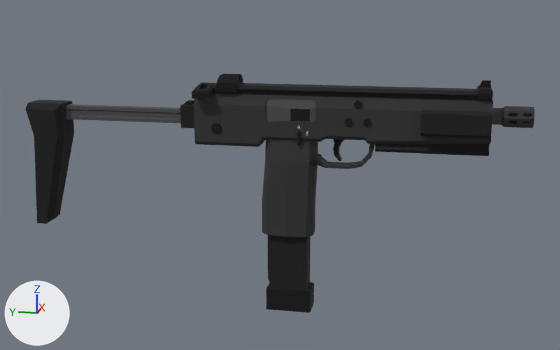
The FBX model Assets/Models/Equipment/Guns/SMG/SMG.fbx, before and after one commit.
One viewpoint serves both versions: a camera (50 mm lens) standing at (-0.656, -0.102, 0.118) and looking at (0.002, 0.03, -0.046). Lighting does not change. The marker at lower left points along +X, +Y and +Z. Where no turn or scale is listed for an object, it has been applied to the vertices.

Names of what the first picture shows: 'Ammo', 'SMG'.
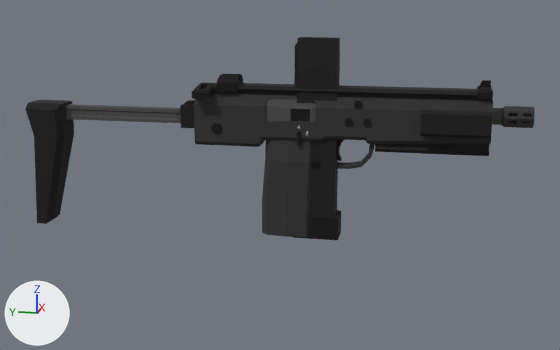
What the commit changed:
me_smg_compact_west_cube_001 has 36 vertices, 31 faces and spans x -0.011..0.011, y -0.001..0.04, z -0.17..0.004.
me_smg_compact_west_cube_001 is used by ob_ammo; location (0.0, 0.0, 0.0).
me_smg_compact_west_cube_001 part 1: the whole mesh is moved by (0.0, -0.024, 0.07).

Where the change shows, as pixel boxes (x1, y1, x2, y2) in the pictures (560 x 350 px):
'Ammo', mesh moved
    before: (266, 235, 314, 313)
    after: (292, 37, 341, 240)
